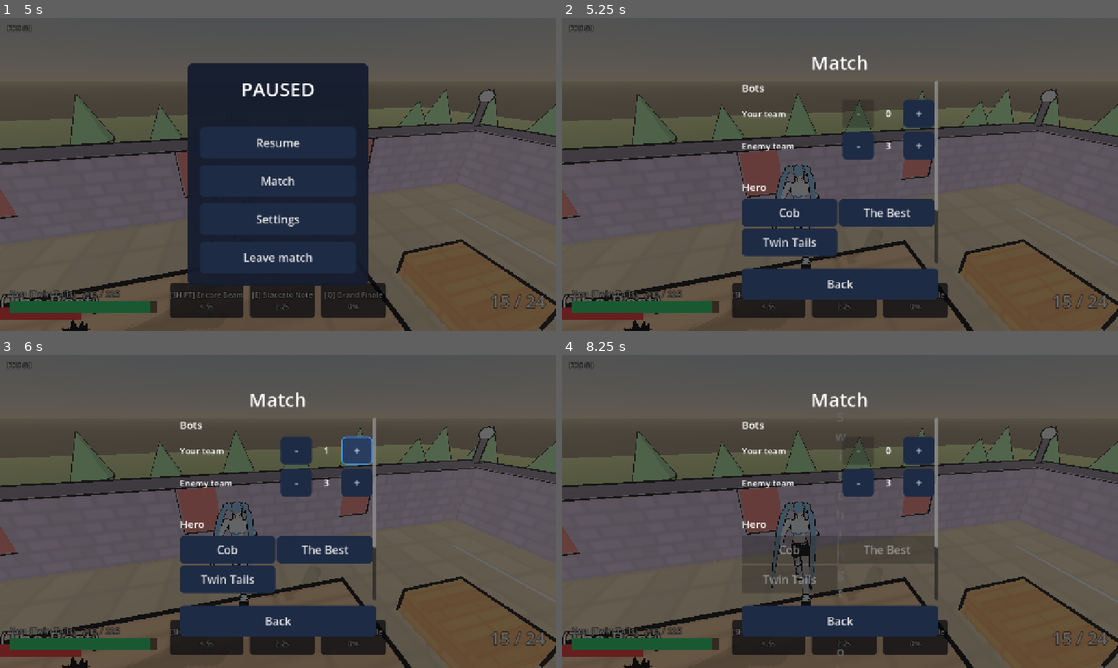
Above: before the commit, frames 1-4 (two rows, left to right).
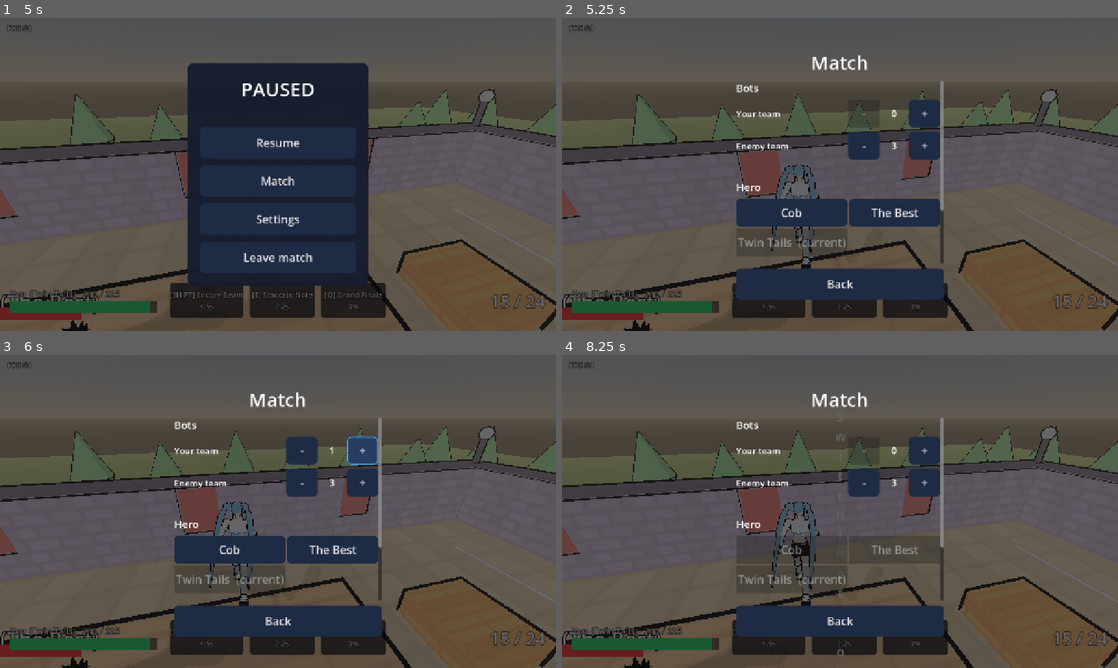
Above: after the commit, the same moments.

Repository: AvocadoFlour/arena
Game: Godot game, scene res://src/main.tscn
Two runs of this game, one before a commit and one after it. Both use one fixed random seed, a clock stepped at 60 frames per second and the inputs below.
Inputs (mouse positions are in pixels of both pictures, inside the frame that each line leads up to):
- Up to frame 1 (5 s): click "Play" at 0.5 s; tap Enter at 1.25 s; move the mouse to (305, 174) at 1.27 s; hold W (move_forward) from 1.28 s (still down); tap Shift (ability1) at 1.35 s; click (305, 174) at 1.42 s; tap Space (jump) at 1.52, 2.27, 3.77, 4.52 s; move the mouse to (250, 174) at 2.02 s; tap E (ability2) at 2.1 s; click (250, 174) at 2.17 s; move the mouse to (289, 168) at 2.77 s; press the mouse at (289, 168) at 2.78 s; move the mouse to (272, 180) at 3.52 s; release the mouse at (272, 180) at 3.53 s; tap Tab (scoreboard) at 3.6 s; click (272, 180) at 3.67 s; move the mouse to (316, 177) at 4.27 s; tap Q (ultimate) at 4.35 s; click (316, 177) at 4.42 s; tap Escape (pause) at 4.9 s
- Up to frame 2 (5.25 s): release W (move_forward) at 5 s; click "Match" at 5 s
- Up to frame 3 (6 s): click "+" at 5.75 s
- Up to frame 4 (8.25 s): click "-" at 6.5 s; click "Team 2" at 7.25 s; click "Cob" at 8 s

Frame 1 is identical in both runs. In frame 2, 3.8% of the frame differs, in the area x 31-69%, y 19-90%; in frame 3, 4.0%; in frame 4, 2.3%.

Commit message:
Match page vs real v0.8 hooks: integration sim on main.tscn (bot spawn/despawn, hero swap countdown + respawn, team switch), online client probe (tests/ui_net_match.sh); adapter accepts host rejects with net_id -1, current hero marked, team-swap countdown text, countdown never shows 0

Diff:
--- a/src/ui/match_control.gd
+++ b/src/ui/match_control.gd
@@ -68,9 +68,17 @@
 func local_net_id() -> int:
     return int(src.local_net_id()) if _has("local_net_id") else -1
 
+## Local player's current hero id, or "" (read-only from the root's `player`, INTERFACES §8.1 has no query).
+func local_hero_id() -> String:
+    var p = src.get("player") if src != null and is_instance_valid(src) else null
+    if p == null or not is_instance_valid(p) or not ("def" in p):
+        return ""
+    return String(p.def.get("id", ""))
+
+## Swap events for us. net_id < 0 = a reject the host sent only to us before we had a hero (Net._rq_hero "no hero").
 func _mine(net_id: int) -> bool:
     var me := local_net_id()
-    return me < 0 or net_id == me
+    return me < 0 or net_id < 0 or net_id == me
 
 func _on_started(net_id: int, hero_id: String, delay: float) -> void:
     if _mine(net_id):
--- a/src/ui/match_page.gd
+++ b/src/ui/match_page.gd
@@ -18,6 +18,7 @@
 var team_note: Label
 var swap_left := -1.0
 var swap_hero := ""
+var swap_team_only := false
 
 func setup(c: MatchControl) -> void:
     ctl = c
@@ -72,6 +73,7 @@
         var b := MenuStyle.button(String(h.name), _pick_hero.bind(String(h.id)))
         b.name = "Hero_" + String(h.id)
         b.set_meta("hero_id", String(h.id))
+        b.set_meta("hero_name", String(h.name))
         b.custom_minimum_size = Vector2(210, 64)
         b.size_flags_horizontal = Control.SIZE_EXPAND_FILL
         grid.add_child(b)
@@ -129,8 +131,11 @@
         bot_btn[t][1].disabled = not (bots_ok and host_ok and n >= 0 and n < MatchControl.MAX_BOTS)
     bot_note.text = NA if not bots_ok else ("Only the host can change bots" if not host_ok else "")
     var swapping := swap_left >= 0.0
+    var cur := ctl.local_hero_id()
     for b in hero_btns:
-        b.disabled = not ctl.hero_available() or swapping
+        var is_cur: bool = b.get_meta("hero_id") == cur
+        b.disabled = not ctl.hero_available() or swapping or is_cur
+        b.text = _base_name(b) + ("  (current)" if is_cur else "")
     if not ctl.hero_available():
         hero_note.text = NA
     var mine := ctl.local_team()
@@ -160,6 +165,7 @@
 
 func _on_swap_started(hero_id: String, delay: float) -> void:
     swap_hero = hero_id
+    swap_team_only = hero_id == ctl.local_hero_id()   # team change: respawn as the same hero
     swap_left = maxf(0.0, delay)
     _update_countdown()
     refresh()
@@ -170,16 +176,19 @@
     hero_note.text = "" if reason == "" else "Switch cancelled: " + reason
     refresh()
 
+func _base_name(b: Button) -> String:
+    return String(b.get_meta("hero_name", b.text))
+
 func _hero_name(id: String) -> String:
     for b in hero_btns:
         if b.get_meta("hero_id") == id:
-            return b.text
+            return _base_name(b)
     return id
 
 func _update_countdown() -> void:
     countdown.visible = swap_left >= 0.0
     if countdown.visible:
-        countdown.text = "Switching to %s in %d" % [_hero_name(swap_hero), ceili(swap_left)]
+        countdown.text = ("Switching team in %d" % maxi(1, ceili(swap_left))) if swap_team_only else "Switching to %s in %d" % [_hero_name(swap_hero), maxi(1, ceili(swap_left))]
 
 func _process(dt: float) -> void:
     if swap_left < 0.0:
--- /dev/null
+++ b/tests/ui_match_page_sim.gd
@@ -0,0 +1,114 @@
+extends Node3D
+## Esc overlay Match page end to end on the real composition root (main.tscn, offline) and the real
+## INTERFACES §8.1 hooks: bot steppers spawn/despawn hero nodes, hero switch shows the countdown and respawns
+## the player as the new hero, team switch moves the player. Drives the UI by pressing its buttons.
+var results: Array = []
+var done := false
+var m
+var pm: PauseMenu
+var page: MatchPage
+var t := 0.0
+var t_mark := 0.0
+var step := 0
+var orig_hero := ""
+var old_hero := ""
+var new_hero := ""
+var my_id := -1
+var saw_count := false
+
+func _rec(n: String, ok: bool, info := "") -> void:
+    results.append([n, ok, info])
+
+func _ready() -> void:
+    orig_hero = GameConfig.hero_id
+    GameConfig.skip_menu_once = true
+    m = load("res://src/main.tscn").instantiate()
+    add_child(m)
+
+func _team_heroes(team: int) -> int:
+    return get_tree().get_nodes_in_group("heroes").filter(func(h): return is_instance_valid(h) and h.team == team and not h.is_queued_for_deletion()).size()
+
+func _row_btn(team: int, n: String) -> Button:
+    return page.find_child("BotsTeam%d" % team, true, false).find_child(n, true, false)
+
+func _physics_process(dt: float) -> void:
+    if done:
+        return
+    t += dt
+    match step:
+        0:
+            if t < 0.3:
+                return
+            pm = m.menu
+            page = pm.match_page
+            my_id = m.local_net_id()
+            _rec("adapter_on_root", pm.match_ctl.src == m and pm.match_ctl.bots_available() and pm.match_ctl.hero_available() and pm.match_ctl.team_available())
+            pm.open()
+            (pm.panel.find_child("Match", true, false) as Button).pressed.emit()
+            _rec("page_open", pm.match_open() and page.bot_note.text == "" and page.hero_note.text == "" and page.team_note.text == "", "%s|%s|%s" % [page.bot_note.text, page.hero_note.text, page.team_note.text])
+            var c: Dictionary = m.match_bot_counts()
+            var before := _team_heroes(1)
+            _rec("value_shows_count", page.bot_val[1].text == str(c[1]))
+            _row_btn(1, "Plus").pressed.emit()
+            _rec("plus_spawns_bot", m.match_bot_counts()[1] == c[1] + 1 and _team_heroes(1) == before + 1 and page.bot_val[1].text == str(c[1] + 1), "%d -> %d" % [before, _team_heroes(1)])
+            _row_btn(1, "Minus").pressed.emit()
+            _row_btn(1, "Minus").pressed.emit()
+            _rec("minus_despawns_bot", m.match_bot_counts()[1] == c[1] - 1 and _team_heroes(1) == before - 1, "%d" % _team_heroes(1))
+            for i in 8:
+                _row_btn(0, "Plus").pressed.emit()
+            _rec("clamped_5", m.match_bot_counts()[0] == 5 and _row_btn(0, "Plus").disabled and _team_heroes(0) == 6, "%d" % _team_heroes(0))
+            for i in 8:
+                _row_btn(0, "Minus").pressed.emit()
+            _rec("down_to_0", m.match_bot_counts()[0] == 0 and _row_btn(0, "Minus").disabled and _team_heroes(0) == 1)
+            _row_btn(1, "Plus").pressed.emit()
+            old_hero = String(m.player.def.id)
+            var cur_btn: Button = page.find_child("Hero_" + old_hero, true, false)
+            _rec("current_hero_marked", cur_btn != null and cur_btn.disabled and cur_btn.text.contains("current"))
+            for b in page.hero_btns:
+                if b.get_meta("hero_id") != old_hero:
+                    new_hero = b.get_meta("hero_id")
+                    b.pressed.emit()
+                    break
+            _rec("countdown_shown", page.countdown.visible and page.countdown.text.ends_with("3"), page.countdown.text)
+            pm.close()   # unpause; countdown must stay up
+            _rec("countdown_after_close", page.countdown.is_visible_in_tree())
+            t_mark = t
+            step = 1
+        1:
+            if page.countdown.visible and page.countdown.text.ends_with("1"):
+                saw_count = true
+            if String(m.player.def.id) != new_hero:
+                if t - t_mark > 8.0:
+                    _rec("respawned_as_new", false, "timeout")
+                    _end()
+                return
+            _rec("counted_down", saw_count)
+            _rec("respawned_as_new", m.player.net_id == my_id and not page.countdown.visible, "%s" % m.player.def.id)
+            _rec("swap_took_delay", t - t_mark >= m.HERO_SWAP_DELAY - 0.1, "%.2f" % (t - t_mark))
+            page.refresh()
+            _rec("new_current_marked", (page.find_child("Hero_" + new_hero, true, false) as Button).disabled and not (page.find_child("Hero_" + old_hero, true, false) as Button).disabled)
+            pm.open()
+            pm.open_match()
+            _rec("team_btn_current", page.team_btns[0].disabled and not page.team_btns[1].disabled)
+            page.team_btns[1].pressed.emit()
+            _rec("team_request_ok", page.team_note.text == "" and page.countdown.visible, page.team_note.text)
+            pm.close()
+            t_mark = t
+            step = 2
+        2:
+            if m.player.team != 1:
+                if t - t_mark > 8.0:
+                    _rec("team_switched", false, "timeout")
+                    _end()
+                return
+            _rec("team_switched", m.player.net_id == my_id and m.local_team() == 1 and not page.countdown.visible)
+            _rec("team_page_updated", page.team_btns[1].disabled and page.team_btns[1].text.contains("current") and not page.team_btns[0].disabled)
+            _end()
+
+func _end() -> void:
+    GameConfig.set_hero(orig_hero)
+    Net.world = null
+    get_tree().paused = false
+    Actions.gameplay_enabled = true
+    Input.mouse_mode = Input.MOUSE_MODE_VISIBLE
+    done = true
--- /dev/null
+++ b/tests/ui_net_probe.gd
@@ -0,0 +1,64 @@
+extends SceneTree
+## Online client probe for the Match page (run by tests/ui_net_match.sh, not by run_tests.gd):
+## boots main.tscn as a client (-- --net_join=IP:PORT), then checks the bot steppers are disabled with the
+## host note, presses a hero button and waits for the host-timed swap. Prints `UIPROBE {json}` and quits.
+var m
+var t := 0.0
+var step := 0
+var r := {}
+var target := ""
+var got := []
+var net: Node   ## Net autoload (autoload identifiers are not compiled into -s scripts)
+
+func _initialize() -> void:
+    net = root.get_node("Net")
+    m = load("res://src/main.tscn").instantiate()
+    root.add_child(m)
+
+func _process(dt: float) -> bool:
+    t += dt
+    if t > 40.0:
+        r["timeout_step"] = step
+        return _out()
+    if step == 0:
+        if m.get("menu") == null or not net.is_client() or m.local_net_id() <= 0 or not is_instance_valid(m.get("player")):
+            return false
+        var pm = m.menu
+        var page = pm.match_page
+        pm.open()
+        pm.open_match()
+        var row: Node = page.find_child("BotsTeam1", true, false)
+        r["client"] = pm.match_ctl.is_client()
+        r["bots_disabled"] = row.find_child("Plus", true, false).disabled and row.find_child("Minus", true, false).disabled
+        r["bot_note"] = page.bot_note.text
+        r["bot_counts"] = str(m.match_bot_counts())
+        r["value"] = page.bot_val[1].text
+        r["set_refused"] = not pm.match_ctl.set_bot_count(1, 0)
+        m.hero_swap_started.connect(func(id, h, d): got.append(["started", id, h, d]))
+        m.hero_swap_finished.connect(func(id, h): got.append(["finished", id, h]))
+        m.hero_swap_cancelled.connect(func(id, why): got.append(["cancelled", id, why]))
+        r["old_hero"] = pm.match_ctl.local_hero_id()
+        for b in page.hero_btns:
+            if b.get_meta("hero_id") != r.old_hero:
+                target = b.get_meta("hero_id")
+                b.pressed.emit()
+                break
+        r["hero_note"] = page.hero_note.text
+        r["target"] = target
+        step = 1
+    elif step == 1:
+        var page = m.menu.match_page
+        if page.countdown.visible:
+            r["countdown"] = page.countdown.text
+        if got.any(func(e): return e[0] != "started"):
+            r["events"] = str(got)
+            r["new_hero"] = m.menu.match_ctl.local_hero_id()
+            r["countdown_hidden"] = not page.countdown.visible
+            return _out()
+    return false
+
+func _out() -> bool:
+    print("UIPROBE " + JSON.stringify(r))
+    net.close()
+    quit()
+    return true
Not shown, added: tests/ui_match_page_sim.gd.uid
Not shown, added: tests/ui_net_probe.gd.uid
Not shown, added: tests/ui_net_match.sh
